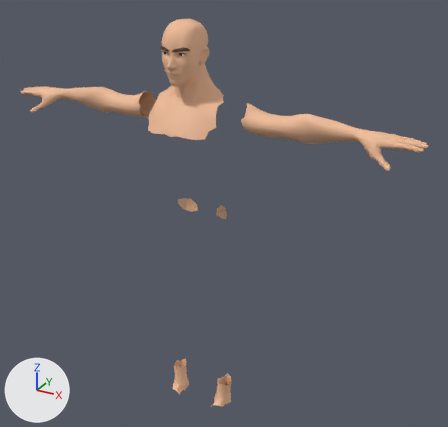
The glTF model game/assets/characters/player_m.glb, before and after one commit.
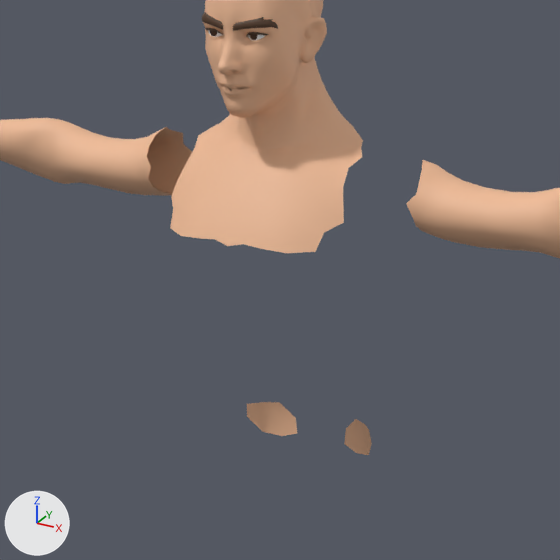
Each version appears first whole from a camera (50 mm lens) standing at (1.27, -2.002, 2.081) and looking at (0.102, 0.12, 1.02), and next in a close-up on the part from 18% to 67% of the width and 9% to 61% of the height. Every picture has the same lights, and +X, +Y and +Z are marked at lower left. The last two pictures show the newer version. Vertices at exactly the same position are counted once.

In view in the first close-up: 'player_m_body' and 3 more.
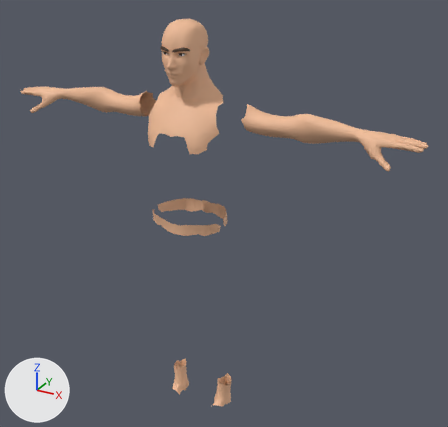
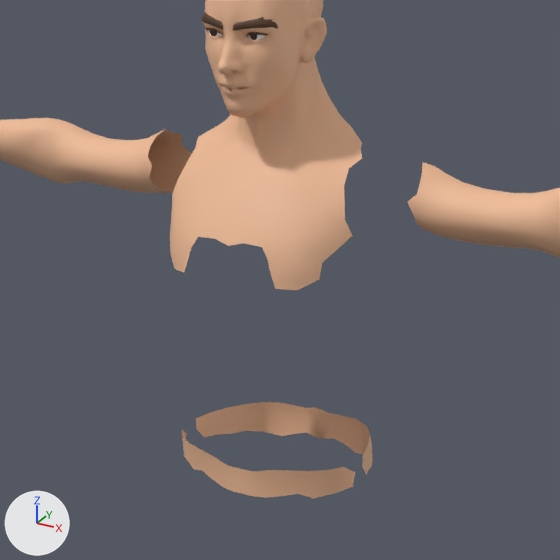
Edits to the bpy script that builds the scene:
```text
Change me_player_m_body:
    used by ob_player_m_body; location = (0.0, 0.0, 0.0)
    remove me_player_m_body.from_pydata(...)  # 4052 vertices, 7916 faces; spans x -0.91..0.91, y -0.12..0.15, z 0.04..1.82
    add me_player_m_body.from_pydata(...)  # 4148 vertices, 8048 faces; spans x -0.91..0.91, y -0.12..0.15, z 0.04..1.82
    me_player_m_body part 1: a new loose piece of 43 vertices spanning x -0.16..0.16, y -0.1..-0.01, z 0.99..1.05, in mat_player_m__skin (beige #efbb96)
    me_player_m_body part 2
    6 vertices are removed from x -0.15..0.15, y -0.08..0.0, z 1.4..1.56
    52 faces are deleted
    8 vertices move within x -0.05..0.05, y -0.1..0.0, z 1.54..1.69
    59 vertices are added at x -0.16..0.16, y -0.11..0.15, z 0.99..1.54
    130 new faces join them
```

What differs and where, as boxes (x1, y1, x2, y2) in the close-ups (560 x 560 px):
'player_m_body', reshaped: before (0, 0, 560, 455); after (0, 0, 560, 499)
part 1 of me_player_m_body, added (beige): after (181, 429, 355, 499)
part 2 of me_player_m_body, built on: before (170, 36, 344, 253); after (170, 36, 373, 475)
